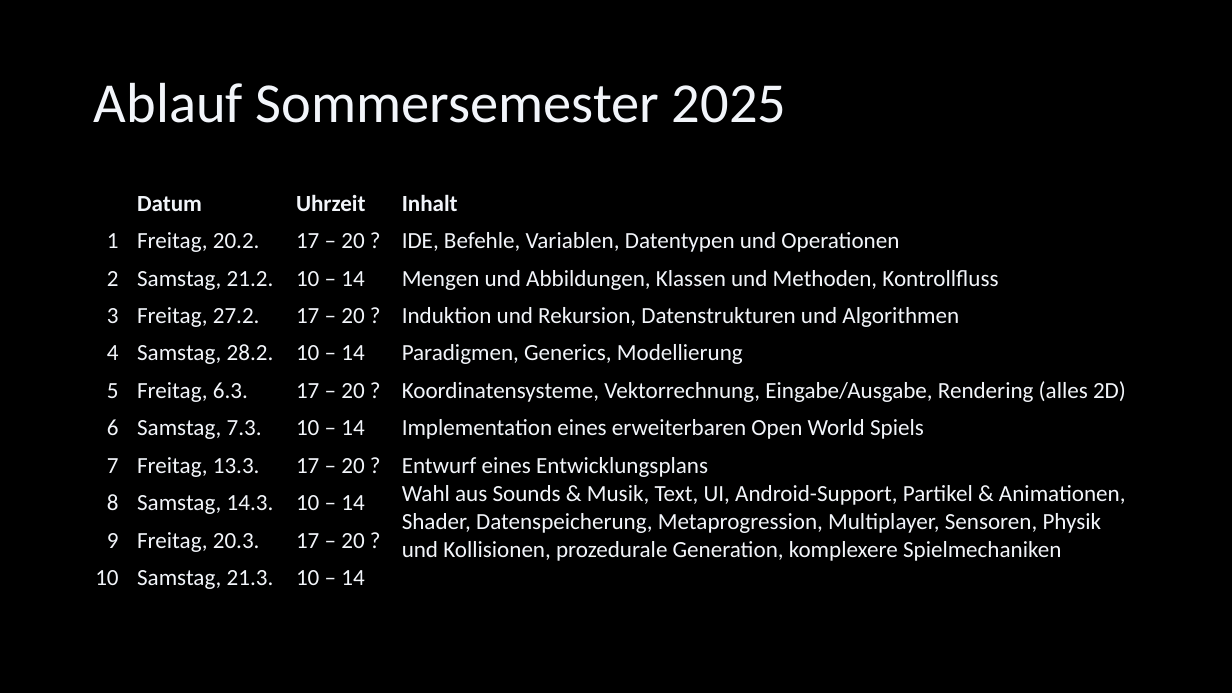
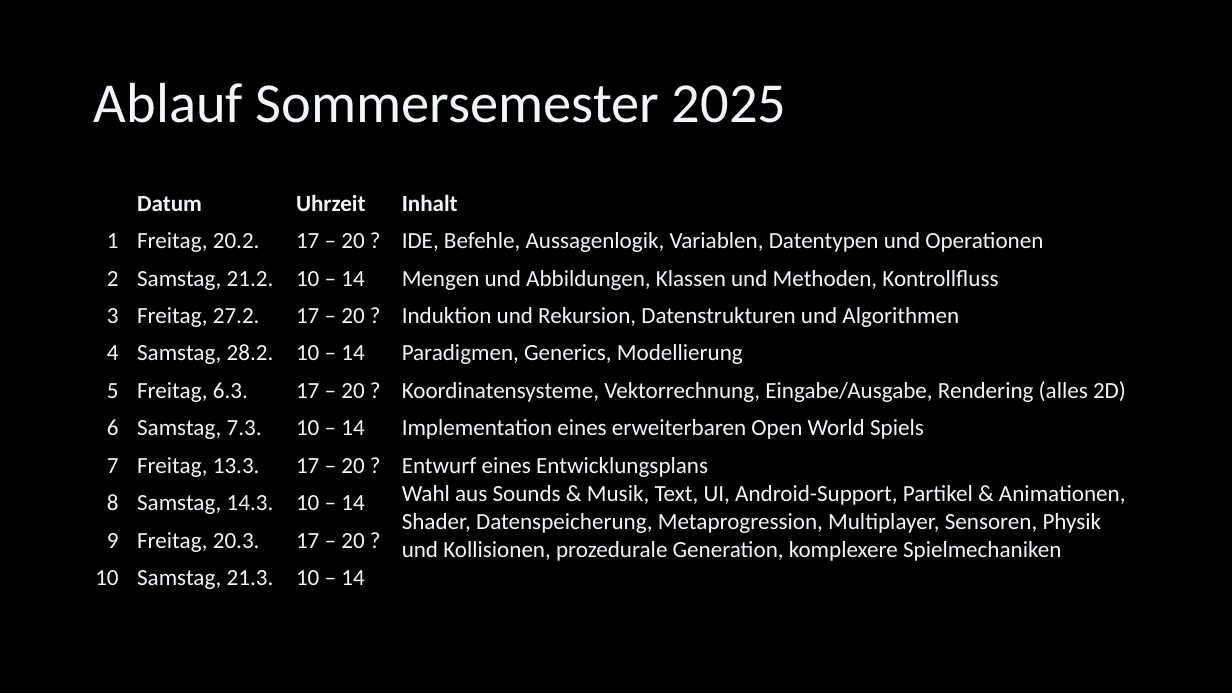
Before and after one commit to Cactusroot/Java, a slide deck: slide 5 of src/Infos.pptx. Drawn at 1232x693 pixels with LibreOffice and Linux fonts; fonts in the diff are those of the drawing. Boxes give left, top, right and bottom in pixels: in the first picture for what was removed or moved away, otherwise in the second. Text is boxed around its words. In the diff, an @@ line names an element or a change of style, - is before the commit and + after.

```diff
--- a/src/Infos.pptx
+++ b/src/Infos.pptx
@@ table at [85,185,1148,597] @@
-row 2, column 4: IDE, Befehle, Variablen, Datentypen und Operationen
+row 2, column 4: IDE, Befehle, Aussagenlogik, Variablen, Datentypen und Operationen
```
Also in this commit, not shown: 2 other slides changed, 1 slide added, 1 slide removed, 2 other files.
